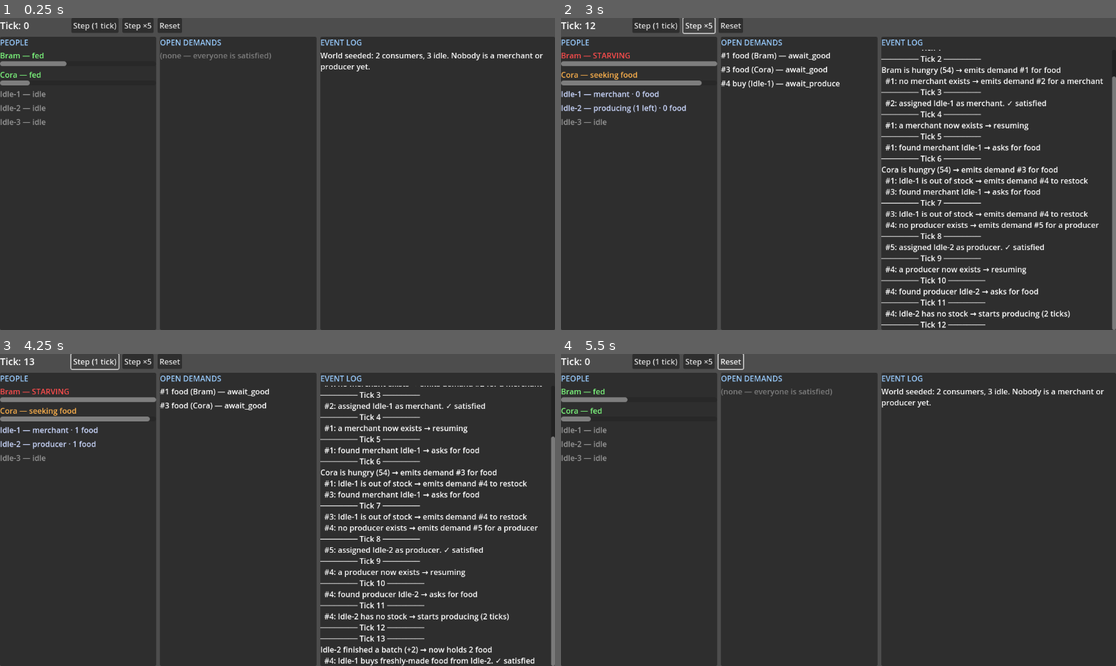
Above: before the commit, frames 1-4 (two rows, left to right).
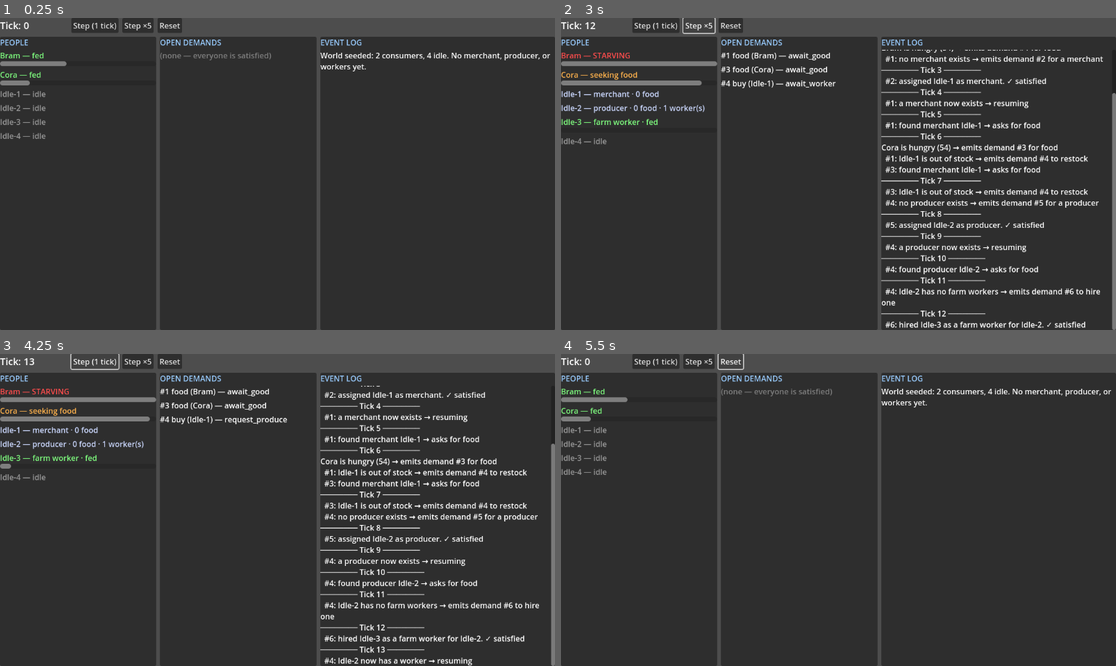
Above: after the commit, the same moments.

Repository: zmkram322/TheKingYouDontSee
Game: Godot game, scene res://main.tscn
The game is run twice, just before and just after one commit, with the same random seed, the same clock (stepped at 60 frames per second) and the same inputs.
Inputs:
- Up to frame 1 (0.25 s): no input
- Up to frame 2 (3 s): click "Step (1 tick)" at 0.5 s; click "Step ×5" at 1.25 s; click "Step (1 tick)" at 2 s; click "Step ×5" at 2.75 s
- Up to frame 3 (4.25 s): click "Step (1 tick)" at 3.5 s
- Up to frame 4 (5.5 s): click "Step ×5" at 4.25 s; click "Reset" at 5 s

The runs differ from the first frame. In frame 1, 0.3% of the frame differs, in the area x 0-100%, y 11-39%; in frame 2, 7.3%; in frame 3, 8.7%, in the area x 0-100%, y 10-100%; in frame 4, 0.3%.

Commit message:
POC v2 slice 2: production requires labor; workers are mouths
Producers can't grow food without hands — a producer with no workers emits a
farm-worker role demand, resolved by the same node that fills a missing merchant.
The hired worker is itself an eater: it accrues hunger and buys food through the
same chain, closing the ring (the worker eats food it helped produce). Hunger is
now universal to all eaters (consumers + farm workers).

Validated headless over 120 ticks: chain self-assembles including the hire step,
loop closes, all three mouths eat sustainably (9/7/5 meals). Remaining fairness
skew is the known, deferred creation-order/pass-through race — no new defect.

Co-Authored-By: Claude Opus 4.8 (1M context) <noreply@anthropic.com>

Diff:
--- a/tkyds-game/main.gd
+++ b/tkyds-game/main.gd
@@ -126,7 +126,7 @@
 		line.text = "%s — %s" % [a.person_name, a.state_text]
 		line.add_theme_color_override("font_color", _state_color(a))
 		row.add_child(line)
-		if a.role == Actor.ROLE_CONSUMER:
+		if _eats(a):
 			var bar := ProgressBar.new()
 			bar.max_value = Simulation.HUNGER_MAX
 			bar.value = a.hunger
@@ -152,8 +152,12 @@
 		_demands_box.add_child(lbl)
 
 
+func _eats(a: Actor) -> bool:
+	return a.role == Actor.ROLE_CONSUMER or a.role == Actor.ROLE_FARM_WORKER
+
+
 func _state_color(a: Actor) -> Color:
-	if a.role == Actor.ROLE_CONSUMER:
+	if _eats(a):
 		if a.hunger >= Simulation.HUNGER_MAX:
 			return Color(1.0, 0.3, 0.3)
 		if a.hunger >= Simulation.HUNGER_NEED_THRESHOLD:
--- a/tkyds-game/sim/actor.gd
+++ b/tkyds-game/sim/actor.gd
@@ -9,6 +9,7 @@
 const ROLE_CONSUMER := &"consumer"
 const ROLE_MERCHANT := &"merchant"
 const ROLE_PRODUCER := &"producer"
+const ROLE_FARM_WORKER := &"farm_worker"
 
 var person_name: String
 var role: StringName = ROLE_IDLE
@@ -21,6 +22,7 @@
 
 # Producer stuff
 var producing_ticks_left: int = 0
+var workers: Array[Actor] = []   # farm workers a producer has hired (needed to produce)
 
 # Short human-readable line describing what this person is doing right now.
 var state_text: String = "idle"
--- a/tkyds-game/sim/simulation.gd
+++ b/tkyds-game/sim/simulation.gd
@@ -39,11 +39,12 @@
 	actors.append(bram)
 	actors.append(cora)
 
-	# A pool of idle people. The cascade pulls them into roles as it needs them.
-	for i in range(3):
+	# A pool of idle people. The cascade pulls them into roles as it needs them:
+	# merchant + producer + at least one farm worker all get drawn from here.
+	for i in range(4):
 		actors.append(Actor.new("Idle-%d" % (i + 1)))
 
-	_log("World seeded: 2 consumers, 3 idle. Nobody is a merchant or producer yet.")
+	_log("World seeded: 2 consumers, 4 idle. No merchant, producer, or workers yet.")
 	_refresh_all_state_text()
 
 
@@ -60,14 +61,20 @@
 
 
 func _accumulate_hunger_and_emit() -> void:
+	# Everyone who eats gets hungry — including the farm workers we hire. That's
+	# the feedback loop: every worker added to grow food is another mouth to feed.
 	for a in actors:
-		if a.role != Actor.ROLE_CONSUMER:
+		if not _is_eater(a):
 			continue
 		a.hunger = min(HUNGER_MAX, a.hunger + HUNGER_PER_TICK)
 		if a.hunger >= HUNGER_NEED_THRESHOLD and not _has_open_food_demand(a):
 			var d := _new_demand(Demand.FOOD, a)
 			d.phase = &"check_pantry"
 			_log("%s is hungry (%d) → emits demand #%d for food" % [a.person_name, int(a.hunger), d.id])
+
+
+func _is_eater(a: Actor) -> bool:
+	return a.role == Actor.ROLE_CONSUMER or a.role == Actor.ROLE_FARM_WORKER
 
 
 func _advance_production() -> void:
@@ -116,7 +123,7 @@
 				d.phase = &"request_good"
 				_log("  #%d: found merchant %s → asks for food" % [d.id, merchant.person_name])
 			else:
-				d.child = _need_role(Actor.ROLE_MERCHANT, d)
+				d.child = _need_role(Actor.ROLE_MERCHANT, d.requester)
 				d.phase = &"await_merchant"
 				_log("  #%d: no merchant exists → emits demand #%d for a merchant" % [d.id, d.child.id])
 
@@ -157,7 +164,11 @@
 		idle.role = d.role_wanted
 		d.provider = idle
 		d.satisfied = true
-		_log("  #%d: assigned %s as %s. ✓ satisfied" % [d.id, idle.person_name, String(d.role_wanted)])
+		if d.role_wanted == Actor.ROLE_FARM_WORKER and d.requester != null:
+			d.requester.workers.append(idle)
+			_log("  #%d: hired %s as a farm worker for %s. ✓ satisfied" % [d.id, idle.person_name, d.requester.person_name])
+		else:
+			_log("  #%d: assigned %s as %s. ✓ satisfied" % [d.id, idle.person_name, String(d.role_wanted)])
 	else:
 		_log("  #%d: no idle person free to become %s — waiting" % [d.id, String(d.role_wanted)])
 
@@ -172,7 +183,7 @@
 				d.phase = &"request_produce"
 				_log("  #%d: found producer %s → asks for food" % [d.id, producer.person_name])
 			else:
-				d.child = _need_role(Actor.ROLE_PRODUCER, d)
+				d.child = _need_role(Actor.ROLE_PRODUCER, d.requester)
 				d.phase = &"await_producer"
 				_log("  #%d: no producer exists → emits demand #%d for a producer" % [d.id, d.child.id])
 
@@ -188,11 +199,21 @@
 				merchant.food += 1
 				d.satisfied = true
 				_log("  #%d: %s buys food from %s. ✓ satisfied" % [d.id, merchant.person_name, producer.person_name])
+			elif producer.workers.is_empty():
+				# Can't grow food without hands — a missing worker is just another demand.
+				d.child = _need_role(Actor.ROLE_FARM_WORKER, producer)
+				d.phase = &"await_worker"
+				_log("  #%d: %s has no farm workers → emits demand #%d to hire one" % [d.id, producer.person_name, d.child.id])
 			else:
 				if producer.producing_ticks_left == 0:
 					producer.producing_ticks_left = PRODUCE_TICKS
-					_log("  #%d: %s has no stock → starts producing (%d ticks)" % [d.id, producer.person_name, PRODUCE_TICKS])
+					_log("  #%d: %s puts its worker to producing (%d ticks)" % [d.id, producer.person_name, PRODUCE_TICKS])
 				d.phase = &"await_produce"
+
+		&"await_worker":
+			if d.child != null and d.child.satisfied:
+				d.phase = &"request_produce"
+				_log("  #%d: %s now has a worker → resuming" % [d.id, d.provider.person_name])
 
 		&"await_produce":
 			var producer := d.provider
@@ -214,11 +235,11 @@
 
 # Reuse an already-open role demand if one exists, so we never assign two
 # merchants when one will do. Missing-role demands are shared.
-func _need_role(role: StringName, parent: Demand) -> Demand:
+func _need_role(role: StringName, requester: Actor) -> Demand:
 	for d in demands:
 		if d.kind == Demand.ROLE and d.role_wanted == role and not d.satisfied:
 			return d
-	var nd := _new_demand(Demand.ROLE, parent.requester)
+	var nd := _new_demand(Demand.ROLE, requester)
 	nd.role_wanted = role
 	nd.phase = &"find_idle"
 	return nd
@@ -260,16 +281,23 @@
 func _describe(a: Actor) -> String:
 	match a.role:
 		Actor.ROLE_CONSUMER:
-			if a.hunger >= HUNGER_MAX:
-				return "STARVING"
-			if _has_open_food_demand(a):
-				return "seeking food"
-			return "fed" if a.hunger < HUNGER_NEED_THRESHOLD else "hungry"
+			return _hunger_word(a)
+		Actor.ROLE_FARM_WORKER:
+			return "farm worker · %s" % _hunger_word(a)
 		Actor.ROLE_MERCHANT:
 			return "merchant · %d food" % a.food
 		Actor.ROLE_PRODUCER:
+			var hands := "%d worker(s)" % a.workers.size()
 			if a.producing_ticks_left > 0:
-				return "producing (%d left) · %d food" % [a.producing_ticks_left, a.food]
-			return "producer · %d food" % a.food
+				return "producing (%d left) · %d food · %s" % [a.producing_ticks_left, a.food, hands]
+			return "producer · %d food · %s" % [a.food, hands]
 		_:
 			return "idle"
+
+
+func _hunger_word(a: Actor) -> String:
+	if a.hunger >= HUNGER_MAX:
+		return "STARVING"
+	if _has_open_food_demand(a):
+		return "seeking food"
+	return "fed" if a.hunger < HUNGER_NEED_THRESHOLD else "hungry"
